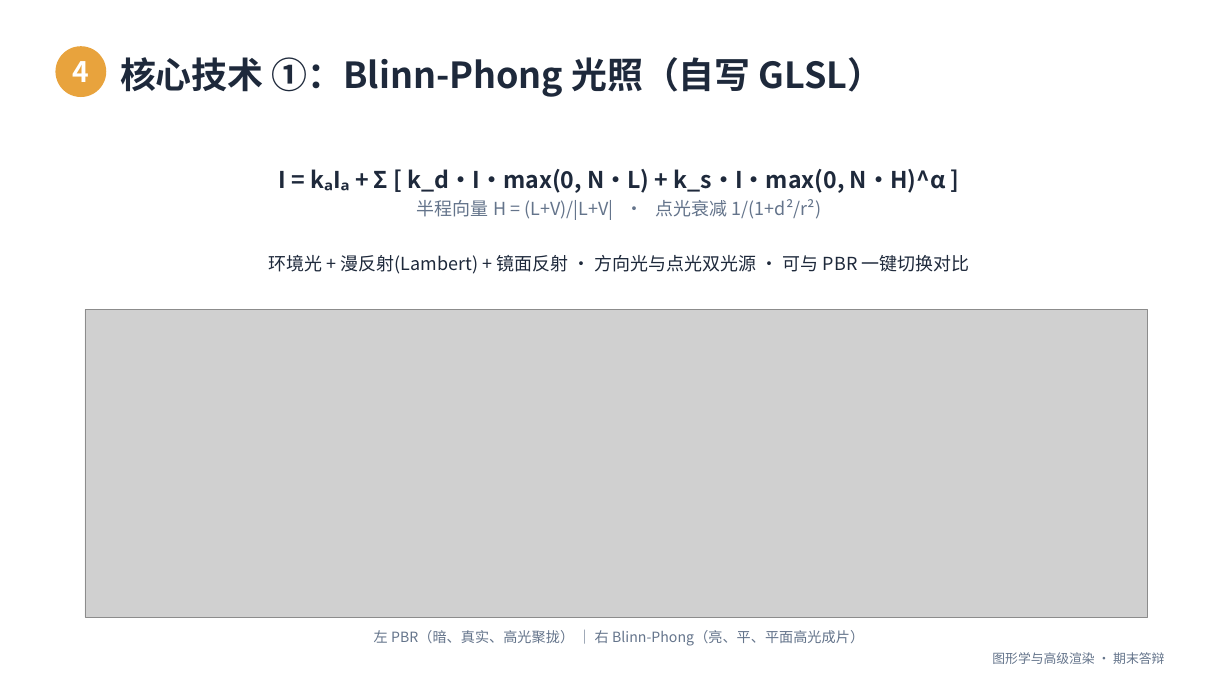
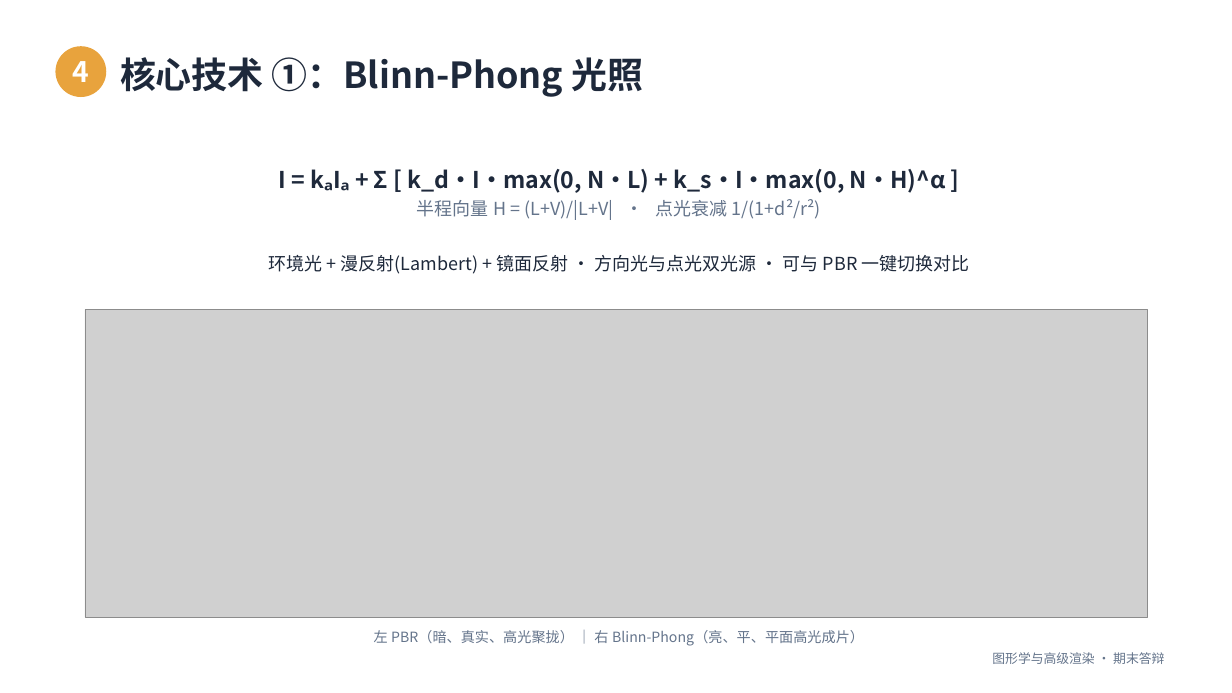
Before and after one commit to SongJiaGang-del/graphics-final, a slide deck: slide 6 of 宋佳刚 赵志国.pptx. Drawn at 1232x693 pixels with LibreOffice and Linux fonts; fonts in the diff are those of the drawing; grey boxes stand for pictures. Boxes give left, top, right and bottom in pixels: in the first picture for what was removed or moved away, otherwise in the second. Text is boxed around its words. In the diff, an @@ line names an element or a change of style, - is before the commit and + after.

```diff
--- a/宋佳刚 赵志国.pptx
+++ b/宋佳刚 赵志国.pptx
@@ text at <box>120,57,643,97</box>: text changed @@
-核心技术 ①：Blinn-Phong 光照（自写 GLSL）
+核心技术 ①：Blinn-Phong 光照
```
Also in this commit, not shown: 5 other slides changed.
